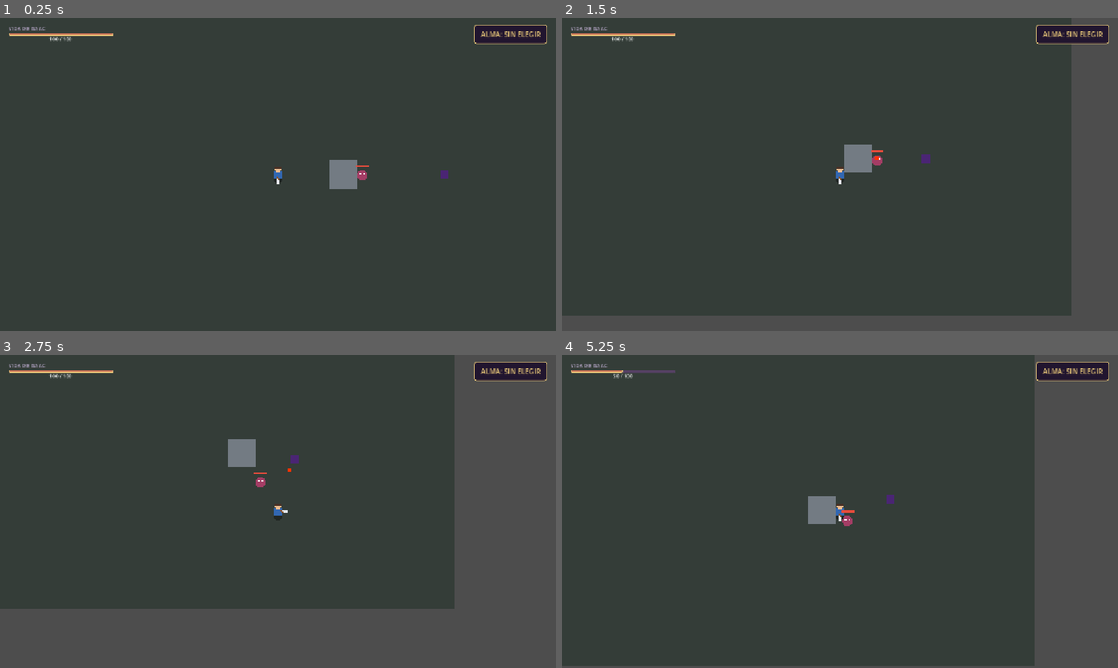
Above: before the commit, frames 1-4 (two rows, left to right).
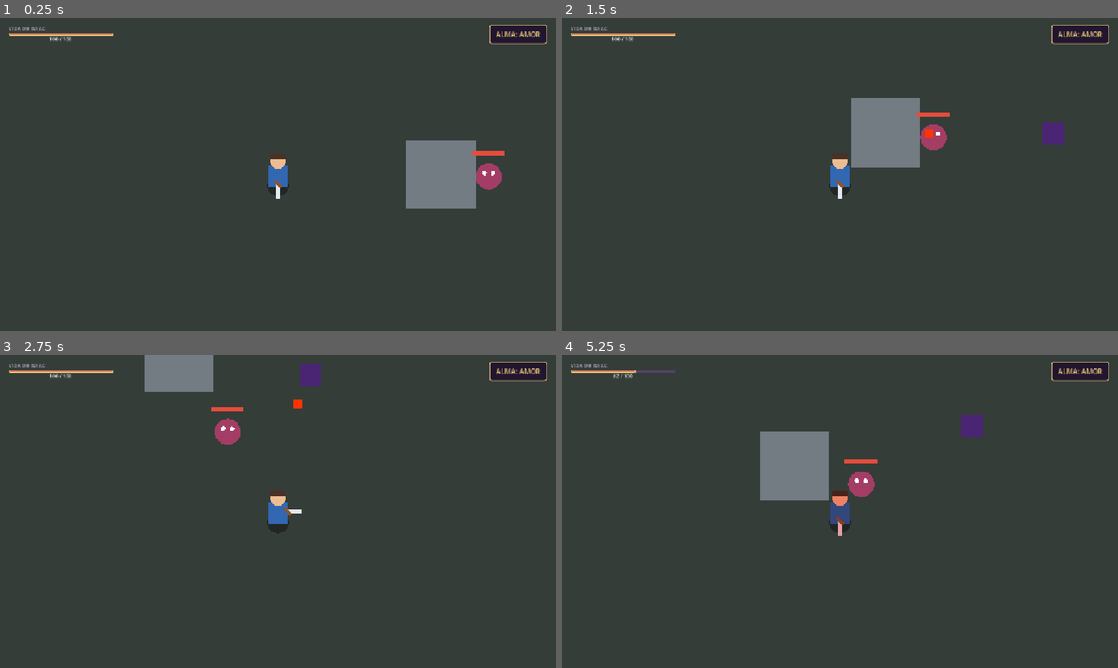
Above: after the commit, the same moments.

Repository: TheIsaac503/LaCascaraDelHeroe
Game: Godot game, scene res://scenes/main/Main.tscn
Two runs of this game, one before a commit and one after it. Both use one fixed random seed, a clock stepped at 60 frames per second and the inputs below. This scene is started directly instead of the project's main scene.
Inputs (mouse positions are in pixels of both pictures, inside the frame that each line leads up to):
- Up to frame 1 (0.25 s): no input
- Up to frame 2 (1.5 s): tap Enter at 0.5 s; move the mouse to (962, 158) at 0.52 s; press the mouse at (962, 158) at 0.53 s; hold D (move_right) 0.53-1.28 s; move the mouse to (728, 190) at 1.27 s; release the mouse at (728, 190) at 1.28 s; hold S (move_down) from 1.28 s (still down); click (728, 190) at 1.35 s
- Up to frame 3 (2.75 s): move the mouse to (333, 442) at 2.02 s; release S (move_down) at 2.03 s; press the mouse at (333, 442) at 2.03 s; hold D (move_right) from 2.03 s (still down)
- Up to frame 4 (5.25 s): move the mouse to (812, 574) at 2.77 s; release D (move_right) at 2.78 s; release the mouse at (812, 574) at 2.78 s; hold W (move_up) 2.78-3.53 s; click (812, 574) at 2.85 s; move the mouse to (1006, 558) at 3.52 s; press the mouse at (1006, 558) at 3.53 s; hold A (move_left) 3.53-5.03 s; move the mouse to (673, 464) at 4.27 s; release the mouse at (673, 464) at 4.28 s; click (673, 464) at 4.35 s; move the mouse to (867, 511) at 5.02 s; press the mouse at (867, 511) at 5.03 s; hold S (move_down) from 5.03 s (still down)

The runs differ from the first frame. In frame 1, 4.2% of the frame differs, in the area x 48-98%, y 2-61%; in frame 2, 16%; in frame 3, 36%, in the area x 0-100%, y 0-100%; in frame 4, 19%.

Commit message:
Avances dia 2

Diff:
--- /dev/null
+++ b/scenes/entities/HealthOrb.tscn
@@ -0,0 +1,22 @@
+[gd_scene format=3 uid="uid://bq3x1km1oc6wt"]
+
+[ext_resource type="Script" uid="uid://b2ld3fqf8iuwm" path="res://scripts/health_orb.gd" id="1_3bf0t"]
+
+[sub_resource type="CircleShape2D" id="CircleShape2D_8cq3s"]
+radius = 8.0
+
+[node name="HealthOrb" type="Area2D" unique_id=117983956]
+script = ExtResource("1_3bf0t")
+
+[node name="CollisionShape2D" type="CollisionShape2D" parent="." unique_id=7745490]
+shape = SubResource("CircleShape2D_8cq3s")
+
+[node name="ColorRect" type="ColorRect" parent="." unique_id=671481025]
+offset_left = -5.0
+offset_top = -5.0
+offset_right = 5.0
+offset_bottom = 5.0
+color = Color(0.19607843, 0.65882355, 0.32156864, 1)
+
+[node name="Camera2D" type="Camera2D" parent="." unique_id=1628470069]
+zoom = Vector2(2, 2)
--- a/scenes/main/Main.tscn
+++ b/scenes/main/Main.tscn
@@ -4,6 +4,7 @@
 [ext_resource type="PackedScene" uid="uid://c5wiqb0rsy1fb" path="res://scenes/enemies/Enemy.tscn" id="2_nha0i"]
 [ext_resource type="PackedScene" uid="uid://bclj1oxwekr3h" path="res://scenes/entities/ranged_enemy.tscn" id="3_gyg6b"]
 [ext_resource type="Script" uid="uid://b3eay21lhwuk" path="res://scripts/pause_menu.gd" id="3_q24mn"]
+[ext_resource type="Script" uid="uid://dhjixtlbi8cov" path="res://scripts/world_manager.gd" id="5_dc040"]
 
 [sub_resource type="GDScript" id="GDScript_nha0i"]
 script/source = "extends Node2D
@@ -33,6 +34,10 @@
 
 [sub_resource type="RectangleShape2D" id="RectangleShape2D_3hn48"]
 size = Vector2(64, 64)
+
+[sub_resource type="TileSet" id="TileSet_dll7i"]
+physics_layer_0/collision_layer = 3
+physics_layer_0/collision_mask = 3
 
 [node name="Main" type="Node2D" unique_id=1768657729]
 script = SubResource("GDScript_nha0i")
@@ -119,4 +124,16 @@
 theme_override_font_sizes/font_size = 22
 text = "ALMA: IRA"
 
+[node name="Ground" type="TileMapLayer" parent="." unique_id=1973325288]
+
+[node name="Walls" type="TileMapLayer" parent="Ground" unique_id=866982959]
+tile_set = SubResource("TileSet_dll7i")
+
+[node name="WorldManager" type="Node2D" parent="." unique_id=1345317701]
+script = ExtResource("5_dc040")
+
+[node name="Amor_Sector" type="Node2D" parent="." unique_id=1262567467 groups=["sectors"]]
+
+[node name="Ira_Sector" type="Node2D" parent="." unique_id=2050588248 groups=["sectors"]]
+
 [connection signal="pressed" from="HUD/AttackButton" to="Isaac" method="_on_attack_button_pressed"]
--- a/scenes/player/Isaac.tscn
+++ b/scenes/player/Isaac.tscn
@@ -16,6 +16,9 @@
 shape = SubResource("RectangleShape2D_8cq3s")
 
 [node name="Camera2D" type="Camera2D" parent="." unique_id=1295983775]
+zoom = Vector2(2.5, 2.5)
+position_smoothing_speed = 4.0
+rotation_smoothing_speed = 4.0
 
 [node name="AudioStreamPlayer2D" type="AudioStreamPlayer2D" parent="." unique_id=62659781]
 area_mask = 3
--- a/scripts/game_data.gd
+++ b/scripts/game_data.gd
@@ -1,20 +1,70 @@
-
 extends Node
 
-# Fragmento que conserva Isaac.
-var selected_fragment: String = ""
+var selected_fragment: String = "Amor"
+var active_bosses: Dictionary = {} # Guarda la lista de minijefes de la partida
+var available_boss_fragments: Array[String] = []
 
-# Estadísticas base del protagonista.
-var base_max_health: int = 100
-var base_attack_damage: int = 20
-var base_attack_cooldown: float = 0.35
-
-# Indica si ya se completó la introducción.
+# Control del flujo de historia y cinemática inicial
 var intro_completed: bool = false
 
-func choose_fragment(fragment: String) -> void:
-	selected_fragment = fragment
+# Registros de elecciones morales y equipamiento
+var amy_spared := false # Si perdonó a Amy (otorga vida extra contra La Oscuridad)
+var spared_bosses: Array[String] = []
+var brotherhood_set_pieces: Array[String] = []
+
+const BOSS_MAPPING := {
+	"Ira": "Radius",
+	"Bondad": "Acalenia",
+	"Orgullo": "Srbos",
+	"Honor": "Daynan",
+	"Hermandad": "Anclis",
+	"Creatividad": "Arquis",
+	"Amor": "Amy"
+}
+
+func select_player_fragment(fragment_name: String) -> void:
+	selected_fragment = fragment_name
+	active_bosses.clear()
+
+	# Generar los 6 minijefes y sus sectores excluyendo el fragmento de Isaac
+	for fragment in BOSS_MAPPING.keys():
+		if fragment == fragment_name:
+			continue # Su sector y su minijefe NO existen en esta partida
+
+		var boss_name: String = BOSS_MAPPING[fragment]
+
+		# Regla especial de Daynan / Radius
+		if fragment == "Ira" and fragment_name == "Honor":
+			boss_name = "Daynan"
+
+		active_bosses[fragment] = boss_name
 
 func reset_game() -> void:
-	selected_fragment = ""
+	selected_fragment = "Amor"
+	active_bosses.clear()
+	available_boss_fragments.clear()
 	intro_completed = false
+	amy_spared = false
+	spared_bosses.clear()
+	brotherhood_set_pieces.clear()
+
+func choose_fragment(fragment_name: String) -> void:
+	selected_fragment = fragment_name
+	active_bosses.clear()
+	available_boss_fragments.clear()
+
+	# Guardar minijefes activos excluyendo el alma seleccionada por Isaac
+	for fragment in BOSS_MAPPING.keys():
+		if fragment == fragment_name:
+			continue # Su sector y minijefe no existen en esta partida
+
+		var boss_name: String = BOSS_MAPPING[fragment]
+
+		# Regla especial de Daynan / Radius si se elige Honor
+		if fragment == "Ira" and fragment_name == "Honor":
+			boss_name = "Daynan"
+
+		active_bosses[fragment] = boss_name
+		available_boss_fragments.append(fragment)
+
+	available_boss_fragments.shuffle()
--- /dev/null
+++ b/scripts/health_orb.gd
@@ -0,0 +1,13 @@
+extends Area2D
+
+var heal_amount := 15
+
+func _ready() -> void:
+	body_entered.connect(_on_body_entered)
+
+func _on_body_entered(body: Node2D) -> void:
+	if body.is_in_group("player"):
+		if "health" in body and "max_health" in body:
+			body.health = mini(body.health + heal_amount, body.max_health)
+			body.health_changed.emit(body.health, body.max_health)
+			queue_free()
--- a/scripts/player.gd
+++ b/scripts/player.gd
@@ -1,123 +1,155 @@
-
 extends CharacterBody2D
+
 signal health_changed(current_health: int, maximum_health: int)
 
 @export var max_health: int = 100
 @export var attack_damage: int = 20
 @export var attack_range: float = 48.0
+@export var speed: float = 180.0
 
 var health: int = 100
 var attack_cooldown: float = 0.0
+var base_attack_cooldown: float = 0.35
 var sfx_player: AudioStreamPlayer2D
-# Velocidad de movimiento en píxeles por segundo.
-@export var speed: float = 180.0
 
 # Dirección hacia la que mira Isaac.
 var facing: Vector2 = Vector2.DOWN
 
+# --- VARIABLES DE HABILIDADES PASIVAS ---
+var pride_bonus_damage := 0.0
+var pride_timer := 0.0
+var love_timer := 0.0
+var brotherhood_shield_ready := true
+var honor_counter_damage := 0.0
+
 func _ready() -> void:
-	queue_redraw()
+	add_to_group("player")
 	apply_soul_fragment()
 	health = max_health
-	add_to_group("player")
 	health_changed.emit(health, max_health)
 
 	# Inicializamos el reproductor de audio
 	sfx_player = AudioStreamPlayer2D.new()
 	add_child(sfx_player)
 
-	# Aseguramos el grupo y las estadísticas
-	add_to_group("player")
-	apply_soul_fragment()
-
 	var bar := get_tree().get_first_node_in_group("player_health_bar")
-
 	if bar is ProgressBar:
 		health_changed.connect(
 			func(current: int, maximum: int) -> void:
 				bar.max_value = maximum
 				bar.value = current
-	)
-
-	bar.max_value = max_health
-	bar.value = health
+		)
+		bar.max_value = max_health
+		bar.value = health
 
 func _physics_process(delta: float) -> void:
+	# Cooldown de ataque
 	attack_cooldown = maxf(0.0, attack_cooldown - delta)
-	# Lee las acciones configuradas en Input Map.
-	var direction := Input.get_vector(
-		"move_left",
-		"move_right",
-		"move_up",
-        "move_down"
-	)
-
-	# Actualiza la dirección del personaje.
+
+	# Lógica de las habilidades pasivas con el tiempo
+	_process_soul_passives(delta)
+
+	# Movimiento del personaje
+	var direction := Input.get_vector("move_left", "move_right", "move_up", "move_down")
+
 	if direction != Vector2.ZERO:
 		facing = direction
 
-	# Movimiento con colisiones.
 	velocity = direction * speed
 	move_and_slide()
 
 	queue_redraw()
 
+func _process_soul_passives(delta: float) -> void:
+	match GameData.selected_fragment:
+		"Amor":
+			# 1. AMOR: Regenera 2 de vida cada 3 segundos
+			love_timer += delta
+			if love_timer >= 3.0:
+				love_timer = 0.0
+				if health < max_health:
+					health = mini(health + 2, max_health)
+					health_changed.emit(health, max_health)
+
+		"Orgullo":
+			# 2. ORGULLO: Sube +2 de daño cada 4 segundos sin recibir daño
+			pride_timer += delta
+			if pride_timer >= 4.0:
+				pride_timer = 0.0
+				pride_bonus_damage = mini(pride_bonus_damage + 2.0, 20.0)
+
+		"Ira":
+			# 3. IRA: Si la vida cae a menos del 50%, entra en estado de frenesí
+			if health < (max_health / 2):
+				base_attack_cooldown = 0.15
+				speed = 210.0
+			else:
+				base_attack_cooldown = 0.22
+				speed = 180.0
+
+		"Hermandad":
+			# 4. HERMANDAD: Tanque resistente que recupera su escudo si pasa 10s sin recibir daño
+			if not brotherhood_shield_ready:
+				love_timer += delta # Reutilizamos el temporizador para la recarga del escudo
+				if love_timer >= 10.0:
+					love_timer = 0.0
+					brotherhood_shield_ready = true
+					_flash_shield()
+
+		"Honor":
+			# 5. HONOR: Incrementa la velocidad de movimiento mientras mantengas la vida completa
+			if health == max_health:
+				speed = 205.0
+			else:
+				speed = 180.0
+
+		"Creatividad":
+			# 6. CREATIVIDAD: Su daño cambia aleatoriamente en cada ataque (se procesa al atacar)
+			pass
+
+		"Bondad":
+			# 7. BONDAD: Recupera vida al derrotar enemigos mediante los orbes (se procesa en enemy.gd)
+			pass
+
+func _flash_shield() -> void:
+	# Parpadeo azul brillante al activarse o recargarse el escudo de Hermandad
+	modulate = Color(0.3, 0.6, 1.8)
+	var tween := create_tween()
+	tween.tween_property(self, "modulate", Color.WHITE, 0.25)
+
 func _draw() -> void:
-	# Sombra de Isaac.
-	draw_circle(
-	Vector2(0, 10),
-	10,
-	Color(0.05, 0.05, 0.05, 0.45)
-)
-
-	# Cuerpo: túnica azul.
-	draw_rect(
-		Rect2(-9, -8, 18, 19),
-		Color("#3267b2")
-	)
-
-	# Cabeza.
-	draw_circle(
-		Vector2(0, -12),
-		7,
-		Color("#edbd91")
-	)
-
-	# Cabello.
-	draw_rect(
-		Rect2(-7, -19, 14, 5),
-		Color("#493126")
-	)
-
-	# Espada provisional en la dirección de mirada.
+	# Sombra
+	draw_circle(Vector2(0, 10), 10, Color(0.05, 0.05, 0.05, 0.45))
+
+	# Cuerpo: túnica azul
+	draw_rect(Rect2(-9, -8, 18, 19), Color("#3267b2"))
+
+	# Cabeza
+	draw_circle(Vector2(0, -12), 7, Color("#edbd91"))
+
+	# Cabello
+	draw_rect(Rect2(-7, -19, 14, 5), Color("#493126"))
+
+	# Espada provisional
 	var sword_start := facing * 9.0
 	var sword_end := facing * 22.0
-
-	draw_line(
-		sword_start,
-		sword_end,
-		Color("#e5e8ee"),
-		4.0
-	)
-
-	# Empuñadura.
-	draw_line(
-		sword_start - Vector2(3, 3),
-		sword_start + Vector2(3, 3),
-		Color("#8b552d"),
-		3.0
-	)
+	draw_line(sword_start, sword_end, Color("#e5e8ee"), 4.0)
+
+	# Empuñadura
+	draw_line(sword_start - Vector2(3, 3), sword_start + Vector2(3, 3), Color("#8b552d"), 3.0)
 
 func _input(event: InputEvent) -> void:
 	if event.is_action_pressed("attack"):
 		attack()
 
 func attack() -> void:
-	play_attack_sfx()
 	if attack_cooldown > 0.0:
 		return
 
-	attack_cooldown = 0.35
+	play_attack_sfx()
+	attack_cooldown = base_attack_cooldown
+
+	var total_damage := int(attack_damage + pride_bonus_damage)
 
 	for node in get_tree().get_nodes_in_group("enemies"):
 		if not is_instance_valid(node):
@@ -129,12 +161,11 @@
 		if distance > attack_range or distance == 0.0:
 			continue
 
-		# Golpea principalmente hacia donde mira Isaac.
 		var direction_to_enemy := offset.normalized()
 
 		if facing.normalized().dot(direction_to_enemy) >= 0.35:
 			if node.has_method("take_damage"):
-				node.take_damage(attack_damage)
+				node.take_damage(total_damage, global_position)
 
 func take_damage(amount: int, attacker_position: Vector2 = Vector2.ZERO) -> void:
 	play_hurt_sfx()
@@ -142,13 +173,17 @@
 	health = clampi(health, 0, max_health)
 	health_changed.emit(health, max_health)
 
-	# Retroceso / Knockback opcional
+	# Si te golpean, se reinicia el bono acumulado de Orgullo
+	if GameData.selected_fragment == "Orgullo":
+		pride_bonus_damage = 0.0
+		pride_timer = 0.0
+
+	# Knockback
 	if attacker_position != Vector2.ZERO:
 		var knockback_dir := (global_position - attacker_position).normalized()
 		velocity = knockback_dir * 250.0
 		move_and_slide()
 
-	# Parpadeo rojo visual al recibir golpe
 	_flash_red()
 
 	if health <= 0:
@@ -159,61 +194,43 @@
 	var tween := create_tween()
 	tween.tween_property(self, "modulate", Color.WHITE, 0.15)
 
-	if health <= 0:
-		# Reinicio provisional para poder seguir probando.
-		health = max_health
-		global_position = Vector2.ZERO
-		health_changed.emit(health, max_health)
-
-
 func _on_attack_button_pressed() -> void:
-	attack() # Replace with function body.
-
+	attack()
 
 func apply_soul_fragment() -> void:
-	# Estadisticas iniciales.
 	max_health = 100
 	attack_damage = 20
-	attack_cooldown = 0.35
+	base_attack_cooldown = 0.35
 	speed = 180.0
+	pride_bonus_damage = 0.0
 
 	match GameData.selected_fragment:
 		"Ira":
-			attack_cooldown = 0.25
-
+			base_attack_cooldown = 0.20
 		"Bondad":
 			max_health = 120
-
 		"Orgullo":
-			attack_damage = 24
-
+			attack_damage = 22
 		"Honor":
 			max_health = 120
 			attack_damage = 24
-
 		"Hermandad":
 			max_health = 130
-
 		"Creatividad":
 			attack_damage = 30
-
 		"Amor":
 			max_health = 100
 			speed = 190.0
-	health = max_health
-	health_changed.emit(health, max_health)
 
 func die() -> void:
-	# Emitimos la señal de vida en 0 para que el HUD muestre el Game Over automáticamente
 	health = 0
 	health_changed.emit(health, max_health)
-
-	# Desactivar procesamiento y colisiones de Isaac mientras está el menú de derrota
 	set_physics_process(false)
 	hide()
 
 func play_attack_sfx() -> void:
-	# Creamos un tono sintetizado rápido para el ataque
+	if sfx_player == null:
+		return
 	var sample_rate := 44100.0
 	var duration := 0.08
 	var num_samples := int(sample_rate * duration)
@@ -227,7 +244,6 @@
 
 	for i in range(num_samples):
 		var t := float(i) / sample_rate
-		# Generamos un sonido de corte/ruido rápido
 		var freq := 800.0 - (t * 6000.0)
 		var sample := int(sin(t * freq) * 127.0 * (1.0 - (t / duration)))
 		data[i] = clampi(sample + 128, 0, 255)
@@ -237,6 +253,8 @@
 	sfx_player.play()
 
 func play_hurt_sfx() -> void:
+	if sfx_player == null:
+		return
 	var sample_rate := 44100.0
 	var duration := 0.12
 	var num_samples := int(sample_rate * duration)
@@ -250,7 +268,6 @@
 
 	for i in range(num_samples):
 		var t := float(i) / sample_rate
-		# Tono grave descendente para representar el impacto recibido
 		var freq := 300.0 - (t * 2000.0)
 		var sample := int(sin(t * freq) * 127.0 * (1.0 - (t / duration)))
 		data[i] = clampi(sample + 128, 0, 255)
--- /dev/null
+++ b/scripts/world_manager.gd
@@ -0,0 +1,17 @@
+extends Node2D
+
+func _ready() -> void:
+	# Se ejecuta automáticamente al iniciar la escena
+	_configure_active_sectors()
+
+func _configure_active_sectors() -> void:
+	var chosen_fragment := GameData.selected_fragment
+	print("Fragmento elegido por el jugador: ", chosen_fragment)
+	print("Desactivando el sector y minijefe correspondiente...")
+
+	# Busca todos los nodos que pertenezcan al grupo "sectors"
+	for sector in get_tree().get_nodes_in_group("sectors"):
+		# Si el nombre del sector coincide con el fragmento elegido, se elimina
+		if sector.name.begins_with(chosen_fragment):
+			print("Eliminando sector no disponible: ", sector.name)
+			sector.queue_free()
Not shown, added: scripts/health_orb.gd.uid
Not shown, added: scripts/world_manager.gd.uid
